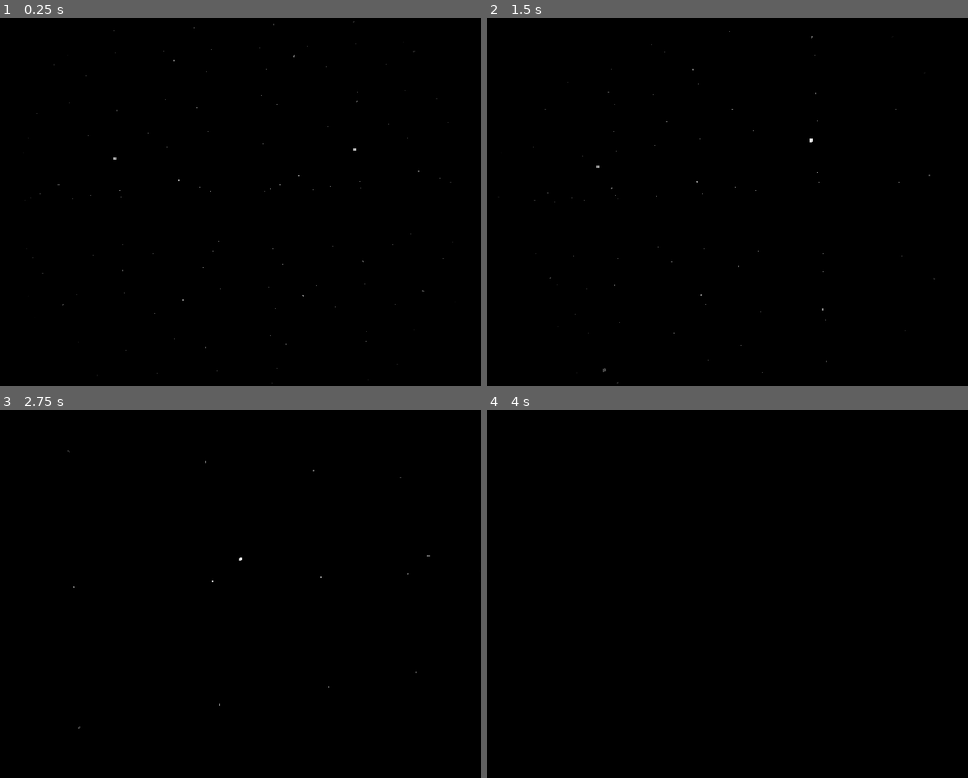
Above: before the commit, frames 1-4 (two rows, left to right).
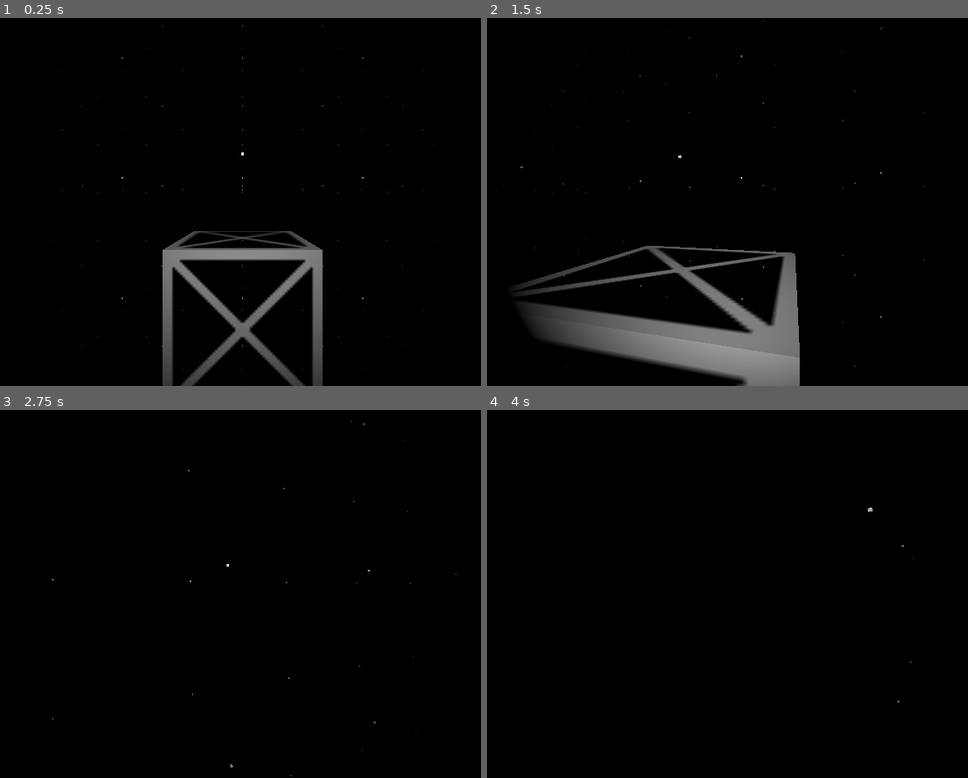
Above: after the commit, the same moments.

Repository: Griiimon/Cosmic-Constructors
Game: Godot game, scene res://game/game.tscn
Two runs of this game, one before a commit and one after it. Both use one fixed random seed, a clock stepped at 60 frames per second and the inputs below.
Inputs (mouse positions are in pixels of both pictures, inside the frame that each line leads up to):
- Up to frame 1 (0.25 s): no input
- Up to frame 2 (1.5 s): tap Enter at 0.5 s; move the mouse to (765, 202) at 0.52 s; hold Shift (move_forward) from 0.53 s (still down); move the mouse to (698, 202) at 1.27 s
- Up to frame 3 (2.75 s): keep holding Shift (move_forward); move the mouse to (259, 586) at 2.02 s
- Up to frame 4 (4 s): keep holding Shift (move_forward); tap Space at 2.75 s; move the mouse to (722, 601) at 2.77 s; move the mouse to (780, 597) at 3.52 s

The runs differ from the first frame. In frame 1, 5.2% of the frame differs, in the area x 5-95%, y 0-100%; in frame 2, 10%, in the area x 2-94%, y 0-100%; in frame 3, less than 0.1%; in frame 4, less than 0.1%.

Commit message:
Update tests.gd

Diff:
--- a/game/tests.gd
+++ b/game/tests.gd
@@ -5,5 +5,6 @@
 func _ready() -> void:
 	var default_block= load("res://game/data/blocks/light structure/light_structure_block.tres")
 	var grid:= BlockGrid.new()
+	grid.position.z= -2
 	grid.add_block(default_block, Vector3i.ZERO)
 	add_child(grid)
